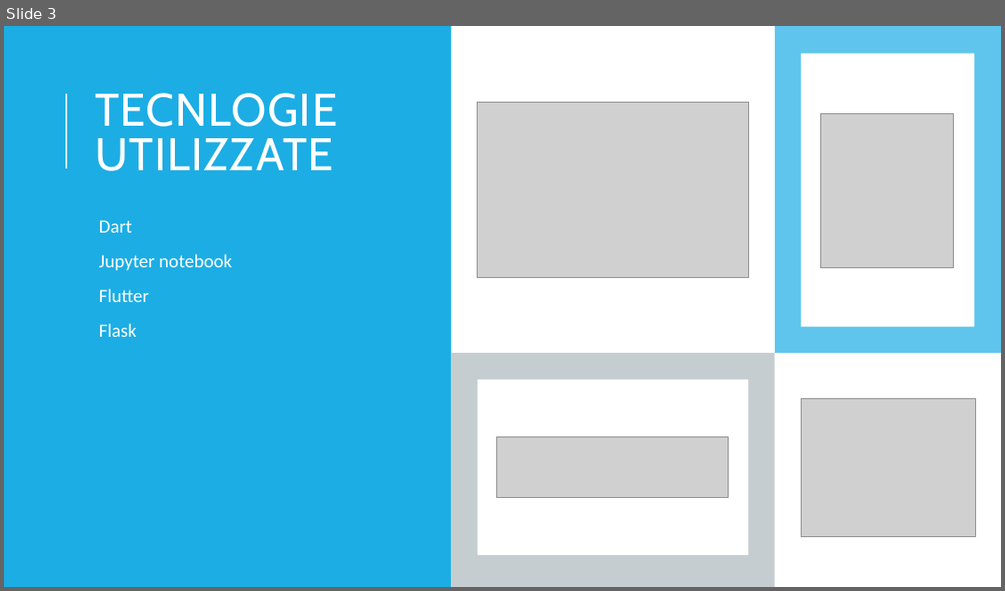
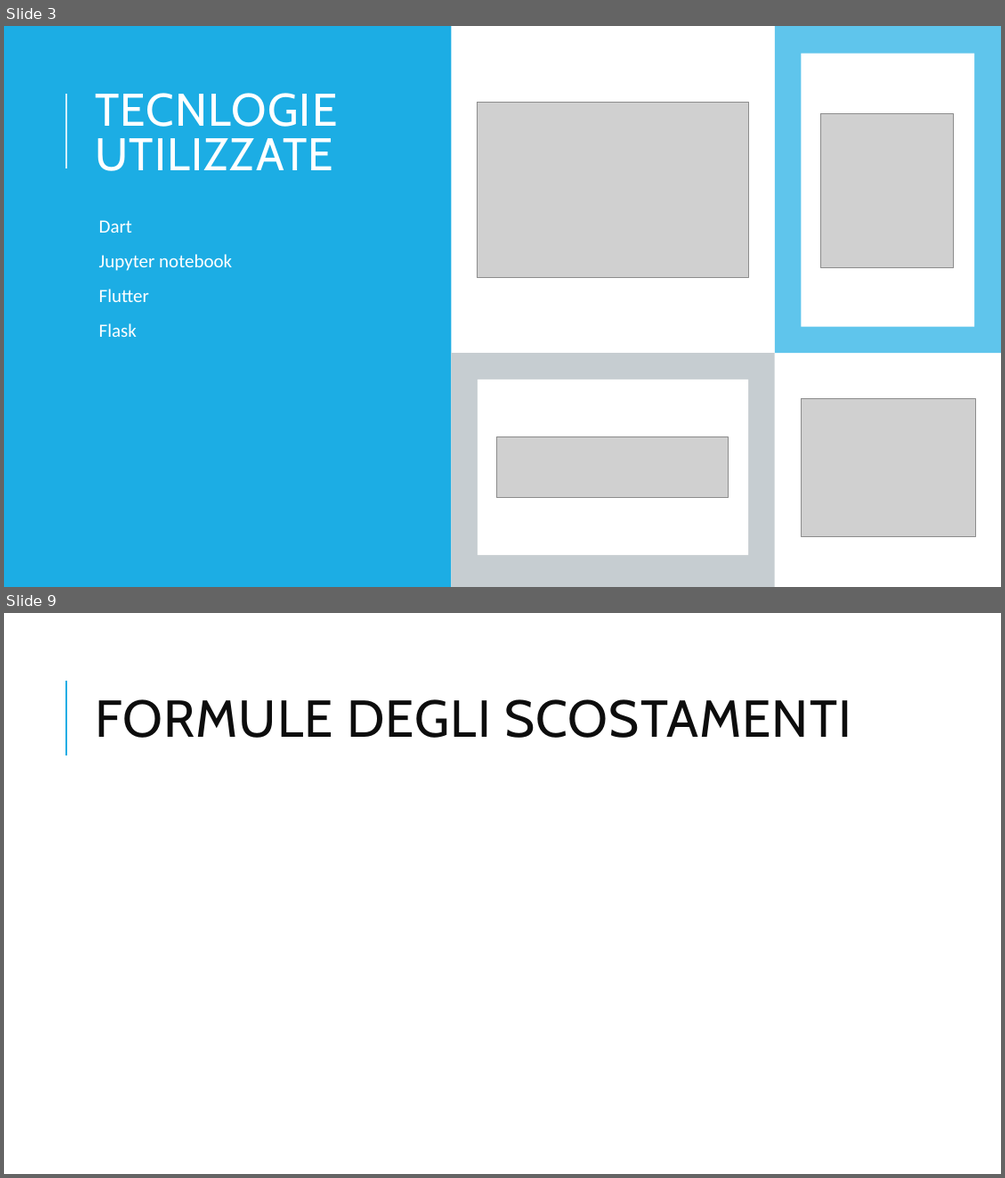
Before and after one commit to VinciGit00/SCGProject, a slide deck: Document/PresentazioneProgetto.pptx. Shown one above the other, each under a label of ours: slide 3 before the commit, slides 3 and 9 after it; the slides between them are not shown. The pictures are 1005x591 and 1005x1178 pixels, drawn with LibreOffice and Linux fonts; fonts in the diff are those of the drawing; grey boxes stand for pictures. Boxes give left, top, right and bottom in pixels: in the first picture for what was removed or moved away, otherwise in the second. Text is boxed around its words. In the diff, an @@ line names an element or a change of style, - is before the commit and + after.

```diff
--- a/Document/PresentazioneProgetto.pptx
+++ b/Document/PresentazioneProgetto.pptx
@@ slide 9 added at (4,613,1001,1174), background #FFFFFF @@
@@ line added from (66, 755) to (66, 681), #1CADE4 1.5 pt @@
@@ title added at (95,699,852,738), 50 pt, text #0D0D0D @@
+FORMULE DEGLI SCOSTAMENTI
```
Also in this commit, not shown: 6 slides changed, 4 other slides added, 4 slides removed, 7 other files.
